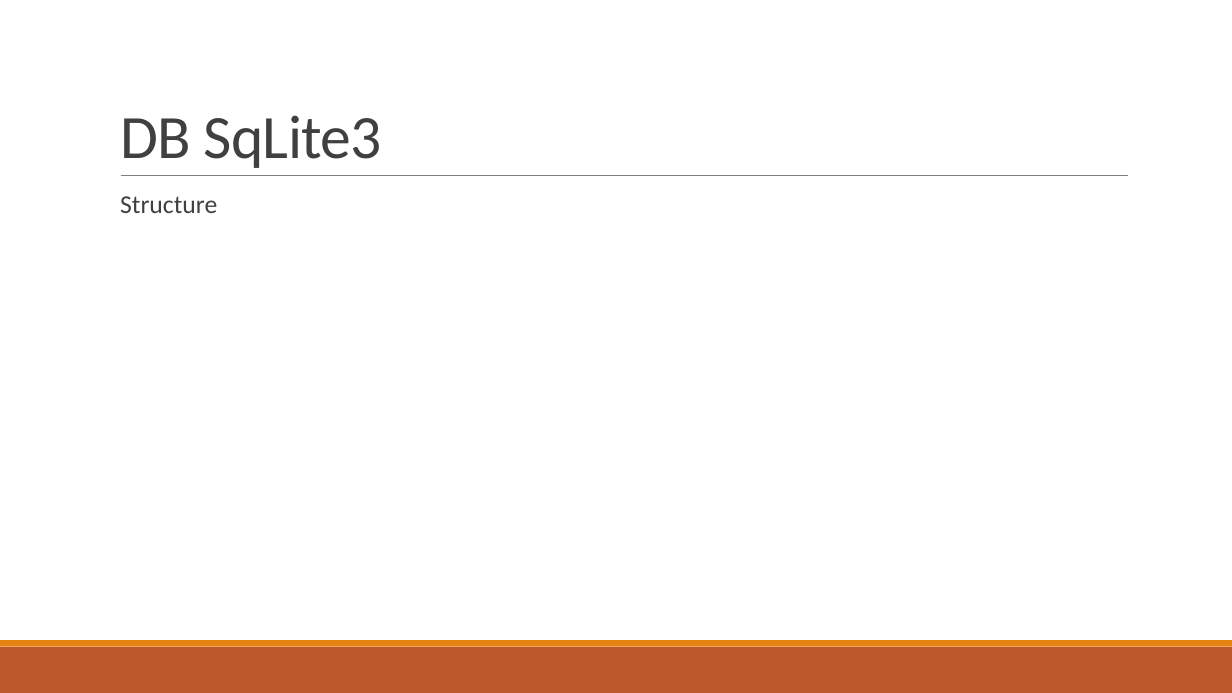
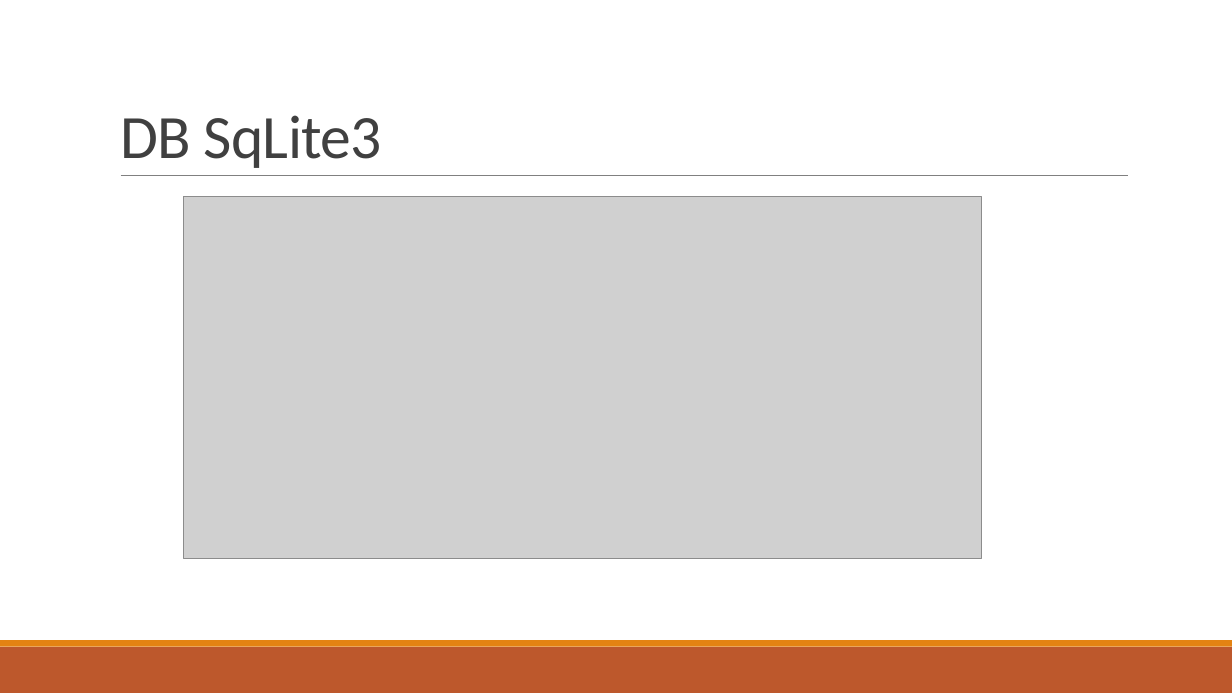
Before and after one commit to francescobaraldi/smart-neighborhood, a slide deck: slide 17 of Smart Neighborhood.pptx. Drawn at 1232x693 pixels with LibreOffice and Linux fonts; fonts in the diff are those of the drawing; grey boxes stand for pictures. Boxes give left, top, right and bottom in pixels: in the first picture for what was removed or moved away, otherwise in the second. Text is boxed around its words. In the diff, an @@ line names an element or a change of style, - is before the commit and + after.

```diff
--- a/Smart Neighborhood.pptx
+++ b/Smart Neighborhood.pptx
@@ text removed at <box>120,196,217,213</box> @@
-  Structure
@@ picture added at <box>184,197,982,558</box> @@
```
Also in this commit, not shown: 1 other slide changed, 1 slide added, 2 other files.
